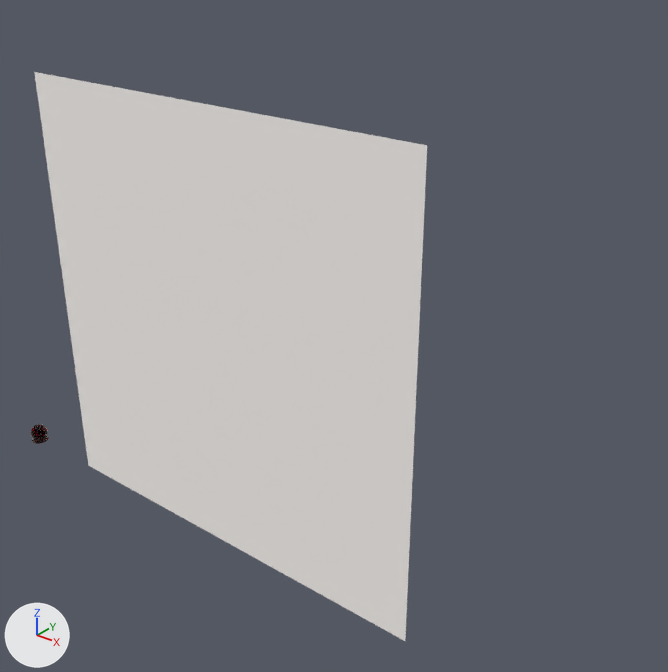
Renders of the Blender file start.blend from each side of a commit.
Both versions are drawn from a camera (50 mm lens) standing at (89.3, -53.5, 60.4) and looking at (8.0, 48.1, -2.6). The axes (+X, +Y, +Z) are drawn at lower left. The lights are the same throughout.
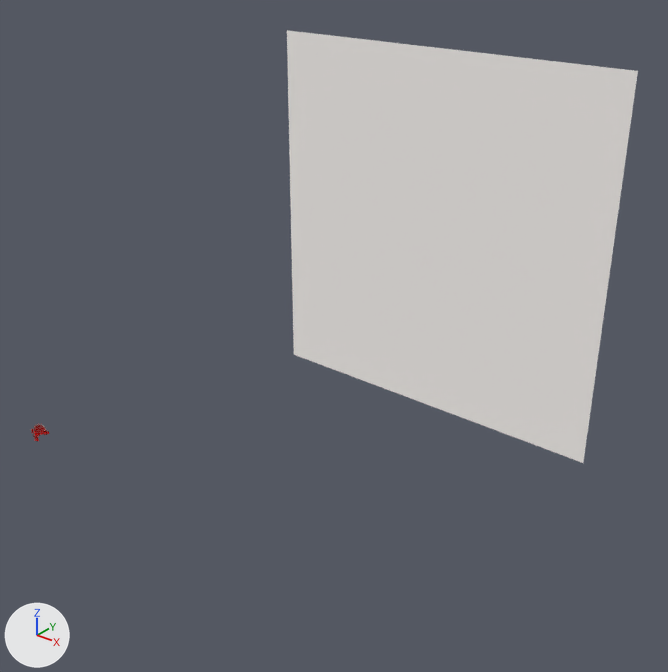
Diff of the bpy script that builds the scene:
```diff
--- a/start.blend.py
+++ b/start.blend.py
@@ ob_plane @@
 ob_plane = bpy.data.objects.new('Plane', me_plane)
-ob_plane.location = (0.0, 30.0, 0.0)
+ob_plane.location = (0.0, 87.6, 0.0)
 ob_plane.scale = (3.14, 3.14, 3.14)
@@ ob_suzanne @@
 ob_suzanne.location = (0.0, 0.0, 0.0)
-ob_suzanne.hide_render = True
@@ ob_sphere @@
-ob_sphere = bpy.data.objects.new('Sphere', me_sphere)
-ob_sphere.location = (0.0, 0.0, 0.0)
@@ ob_cone_green @@
-ob_cone_green = bpy.data.objects.new('Cone green', me_cone_002)
-ob_cone_green.location = (0.0, 0.0, 0.0)
```

Where the change shows, as pixel boxes (x1, y1, x2, y2) in the pictures (668 x 672 px):
'Plane', moved
    before: (34, 72, 427, 641)
    after: (287, 30, 638, 463)
'Suzanne', shown
    after: (30, 424, 49, 441)
'Sphere', deleted
    before: (31, 424, 48, 440)
'Cone green', deleted
    before: (32, 436, 49, 444)
